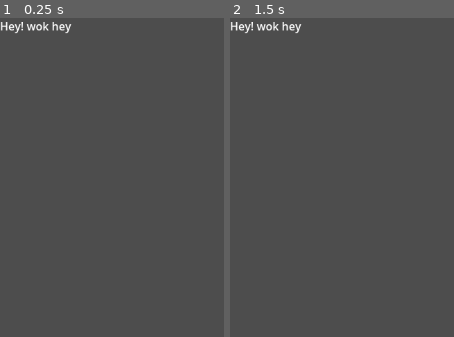
Above: before the commit, frames 1-2 (left to right).
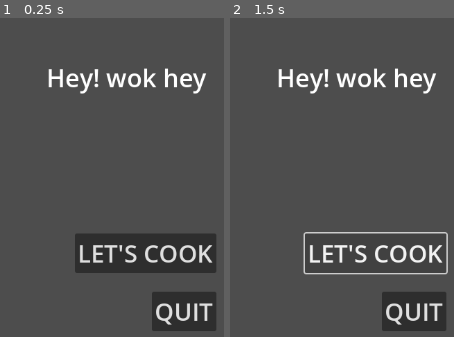
Above: after the commit, the same moments.

Repository: Eit-wc/MGJ_Hey_Wok_Hay
Game: Godot game, scene res://Scene/StartMenu.tscn
Same seed, same stepped clock (60 frames per second), same inputs: the game is played once before the commit and once after it. The project has no main scene, so this scene is started directly.
Inputs (mouse positions are in pixels of both pictures, inside the frame that each line leads up to):
- Up to frame 1 (0.25 s): no input
- Up to frame 2 (1.5 s): click (375, 254) at 0.5 s, where only the run after the commit has a clickable "LET'S COOK"; click (375, 254) at 1.25 s, where only the run after the commit has a clickable "LET'S COOK"

The runs differ from the first frame. In frame 1, 13% of the frame differs, in the area x 0-97%, y 1-99%; in frame 2, 7.9%.

Commit message:
Add basic code.

Diff:
--- /dev/null
+++ b/Hey! Wok Hay/Scene/StartMenu.gd
@@ -0,0 +1,11 @@
+extends Control
+
+
+# Called when the node enters the scene tree for the first time.
+func _ready() -> void:
+    pass # Replace with function body.
+
+
+# Called every frame. 'delta' is the elapsed time since the previous frame.
+func _process(delta: float) -> void:
+    pass
--- a/Hey! Wok Hay/Scene/StartMenu.tscn
+++ b/Hey! Wok Hay/Scene/StartMenu.tscn
@@ -1,4 +1,6 @@
-[gd_scene format=3 uid="uid://dcee5awio02or"]
+[gd_scene load_steps=2 format=3 uid="uid://dcee5awio02or"]
+
+[ext_resource type="Script" path="res://Scene/StartMenu.gd" id="1_r7jwj"]
 
 [node name="StartMenu" type="Control"]
 layout_mode = 3
@@ -7,14 +9,47 @@
 anchor_bottom = 1.0
 grow_horizontal = 2
 grow_vertical = 2
+script = ExtResource("1_r7jwj")
 
 [node name="Label" type="Label" parent="."]
-layout_mode = 0
-offset_right = 268.0
-offset_bottom = 112.0
+layout_mode = 1
+anchors_preset = -1
+anchor_right = 0.318
+anchor_bottom = 0.269
+offset_right = -0.336029
+offset_bottom = -0.312012
+theme_override_font_sizes/font_size = 36
 text = "Hey! wok hey"
+horizontal_alignment = 1
+vertical_alignment = 1
 
 [node name="TextureRect" type="TextureRect" parent="."]
 layout_mode = 0
 offset_right = 40.0
 offset_bottom = 40.0
+
+[node name="Start" type="Button" parent="."]
+layout_mode = 1
+anchors_preset = -1
+anchor_left = 0.096
+anchor_top = 0.367
+anchor_right = 0.181
+anchor_bottom = 0.415
+offset_left = -2.592
+offset_top = 73.184
+offset_right = 103.488
+offset_bottom = 99.08
+text = "LET'S COOK"
+
+[node name="Quit" type="Button" parent="."]
+layout_mode = 1
+anchors_preset = -1
+anchor_left = 0.12
+anchor_top = 0.559
+anchor_right = 0.161
+anchor_bottom = 0.606
+offset_left = 80.76
+offset_top = 32.768
+offset_right = 126.528
+offset_bottom = 59.312
+text = "QUIT"
--- /dev/null
+++ b/Hey! Wok Hay/Scene/cook_rice.gd
@@ -0,0 +1,30 @@
+extends Control
+
+# Called when the node enters the scene tree for the first time.
+func _ready() -> void:
+    pass # Replace with function body.
+
+# Called every frame. 'delta' is the elapsed time since the previous frame.
+func _process(delta: float) -> void:
+    pass
+
+@onready var h_slider: HSlider = $HSlider
+@export var mapTimer:Dictionary = {"low":[15,10,5,10],"mid":[10,5,3,7],"high":[7,3,1,4]}
+@export var objStage:Array[NodePath] = []
+var curentHeat = "mid"
+func _on_cook_button_pressed() -> void:
+    var heatValue:float = h_slider.value
+    print(heatValue)
+
+    if heatValue < 45:
+        curentHeat = "low"
+    elif heatValue < 55:
+        curentHeat = "mid"
+    else:
+        curentHeat = "high"
+
+    var wokNode:TextureRect = $Wok
+
+func _on_retry_pressed() -> void:
+    get_tree().reload_current_scene()
+    pass # Replace with function body.
--- /dev/null
+++ b/Hey! Wok Hay/Scene/cook_rice.tscn
@@ -0,0 +1,178 @@
+[gd_scene load_steps=9 format=3 uid="uid://djc6fq8deef44"]
+
+[ext_resource type="PackedScene" uid="uid://lfse6l7gpwvr" path="res://assets/Material/raw_rice.tscn" id="1_cbut6"]
+[ext_resource type="Texture2D" uid="uid://dxatvi7bkg6uu" path="res://assets/sprites/RawRice.png" id="1_cqlla"]
+[ext_resource type="Script" path="res://Scene/cook_rice.gd" id="1_lf4ue"]
+[ext_resource type="PackedScene" uid="uid://b3eh1pae1gawp" path="res://assets/Material/water.tscn" id="2_hmcqb"]
+[ext_resource type="Texture2D" uid="uid://myw2l1owrm31" path="res://assets/sprites/Wok.png" id="2_jyffo"]
+[ext_resource type="Script" path="res://assets/DragableItem/DropArea.gd" id="4_xbnyo"]
+[ext_resource type="Texture2D" uid="uid://dfwbnkskhbh3a" path="res://assets/sprites/Water.png" id="5_4hpi5"]
+
+[sub_resource type="StyleBoxEmpty" id="StyleBoxEmpty_6v2qg"]
+
+[node name="CookRice" type="Control"]
+layout_mode = 3
+anchors_preset = 15
+anchor_right = 1.0
+anchor_bottom = 1.0
+grow_horizontal = 2
+grow_vertical = 2
+script = ExtResource("1_lf4ue")
+
+[node name="Score" type="Label" parent="."]
+layout_mode = 1
+anchors_preset = -1
+anchor_right = 0.226
+anchor_bottom = 0.131
+offset_left = 31.0
+offset_top = 17.0
+offset_right = 30.648
+offset_bottom = 17.112
+text = "SCORE:"
+horizontal_alignment = 1
+vertical_alignment = 1
+
+[node name="VBoxContainer" type="VBoxContainer" parent="."]
+layout_mode = 1
+anchors_preset = -1
+anchor_left = 0.025
+anchor_top = 0.222
+anchor_right = 0.109
+anchor_bottom = 0.921
+offset_left = 0.199999
+offset_top = 0.143982
+offset_right = 0.431992
+offset_bottom = 0.191956
+grow_vertical = 2
+
+[node name="Panel1" type="Panel" parent="VBoxContainer"]
+custom_minimum_size = Vector2(97, 97)
+layout_mode = 2
+
+[node name="RawRice" parent="VBoxContainer/Panel1" instance=ExtResource("1_cbut6")]
+layout_mode = 0
+anchor_right = 0.0
+anchor_bottom = 0.0
+offset_right = 95.0
+offset_bottom = 95.0
+grow_horizontal = 1
+grow_vertical = 1
+
+[node name="Panel2" type="Panel" parent="VBoxContainer"]
+custom_minimum_size = Vector2(97, 97)
+layout_mode = 2
+
+[node name="Water" parent="VBoxContainer/Panel2" instance=ExtResource("2_hmcqb")]
+layout_mode = 0
+anchor_right = 0.0
+anchor_bottom = 0.0
+offset_right = 95.0
+offset_bottom = 95.0
+grow_horizontal = 1
+grow_vertical = 1
+
+[node name="Wok" type="TextureRect" parent="."]
+layout_mode = 1
+anchors_preset = -1
+anchor_left = 0.302
+anchor_top = 0.19
+anchor_right = 0.764
+anchor_bottom = 0.812
+offset_left = 18.096
+offset_top = -21.12
+offset_right = -104.128
+offset_bottom = -21.176
+grow_horizontal = 2
+grow_vertical = 2
+texture = ExtResource("2_jyffo")
+expand_mode = 1
+stretch_mode = 5
+
+[node name="DropArea" type="PanelContainer" parent="Wok"]
+layout_mode = 1
+anchors_preset = -1
+anchor_left = 0.129
+anchor_top = 0.146
+anchor_right = 0.82
+anchor_bottom = 0.402
+offset_left = 0.109997
+offset_top = 0.161995
+offset_right = -0.200012
+offset_bottom = -0.0059967
+theme_override_styles/panel = SubResource("StyleBoxEmpty_6v2qg")
+script = ExtResource("4_xbnyo")
+
+[node name="Water" type="Sprite2D" parent="Wok/DropArea"]
+visible = false
+position = Vector2(89, 36)
+texture = ExtResource("5_4hpi5")
+
+[node name="RawRice" type="Sprite2D" parent="Wok/DropArea"]
+visible = false
+position = Vector2(222, 32)
+texture = ExtResource("1_cqlla")
+
+[node name="AnimatedSprite2D" type="AnimatedSprite2D" parent="Wok"]
+
+[node name="HSlider" type="HSlider" parent="."]
+layout_mode = 0
+offset_left = 295.0
+offset_top = 536.0
+offset_right = 824.0
+offset_bottom = 562.0
+step = 25.0
+tick_count = 5
+
+[node name="Low" type="Label" parent="HSlider"]
+layout_mode = 0
+offset_left = 64.0
+offset_top = -50.0
+offset_right = 162.0
+offset_bottom = -1.0
+text = "Low"
+horizontal_alignment = 1
+vertical_alignment = 1
+
+[node name="Mid" type="Label" parent="HSlider"]
+layout_mode = 0
+offset_left = 194.0
+offset_top = -52.0
+offset_right = 333.0
+offset_bottom = -3.0
+text = "Medium"
+horizontal_alignment = 1
+vertical_alignment = 1
+
+[node name="High" type="Label" parent="HSlider"]
+layout_mode = 0
+offset_left = 364.0
+offset_top = -49.0
+offset_right = 462.0
+text = "High"
+horizontal_alignment = 1
+vertical_alignment = 1
+
+[node name="CookButton" type="Button" parent="."]
+layout_mode = 1
+anchors_preset = -1
+anchor_left = 0.841
+anchor_top = 0.745
+anchor_right = 0.93
+anchor_bottom = 0.833
+offset_left = 0.167969
+offset_top = 0.23996
+offset_right = -0.360107
+offset_bottom = 0.215942
+disabled = true
+text = "Cook!"
+
+[node name="Retry" type="Button" parent="."]
+layout_mode = 0
+offset_left = 973.0
+offset_top = 31.0
+offset_right = 1081.0
+offset_bottom = 88.0
+text = "Retry!"
+
+[connection signal="pressed" from="CookButton" to="." method="_on_cook_button_pressed"]
+[connection signal="pressed" from="Retry" to="." method="_on_retry_pressed"]
--- /dev/null
+++ b/Hey! Wok Hay/assets/DragableItem/DragableItem.gd
@@ -0,0 +1,24 @@
+extends TextureRect
+
+# Called when the node enters the scene tree for the first time.
+func _ready() -> void:
+    pass # Replace with function body.
+
+func _input(event: InputEvent) -> void:
+    #if event is InputEventMouseMotion and event.button_mask == MOUSE_BUTTON_MASK_LEFT and event.pressure>0.5:
+        #var previewNode = self.duplicate()
+        #set_drag_preview(previewNode)
+        #pass
+    pass
+
+func _get_drag_data(at_position: Vector2) -> Variant:
+    print("Drag")
+    var c = Control.new()
+    var dragItem:TextureRect = self.duplicate()
+    c.add_child(dragItem)
+    set_drag_preview(c)
+    return self
+
+# Called every frame. 'delta' is the elapsed time since the previous frame.
+func _process(delta: float) -> void:
+    pass
--- /dev/null
+++ b/Hey! Wok Hay/assets/DragableItem/DropArea.gd
@@ -0,0 +1,25 @@
+extends PanelContainer
+
+@export var maxMaterial:int = 2
+var countMaterial = 0
+@onready var cook_button: Button = $"../../CookButton"
+@onready var parent:TextureRect = get_parent()
+# Called when the node enters the scene tree for the first time.
+func _ready() -> void:
+    pass # Replace with function body.
+
+func _can_drop_data(at_position: Vector2, data: Variant) -> bool:
+    return true
+
+func _drop_data(at_position: Vector2, data: Variant) -> void:
+    var datanode = get_node(str(data.name))
+    if is_instance_valid(datanode):
+        datanode.visible = true
+        data.visible = false
+        countMaterial +=1
+        if countMaterial >= maxMaterial:
+            cook_button.disabled = false
+
+# Called every frame. 'delta' is the elapsed time since the previous frame.
+func _process(delta: float) -> void:
+    pass
--- /dev/null
+++ b/Hey! Wok Hay/assets/DragableItem/dragable_item.tscn
@@ -0,0 +1,17 @@
+[gd_scene load_steps=3 format=3 uid="uid://cphj0py80l8qu"]
+
+[ext_resource type="Texture2D" uid="uid://dxatvi7bkg6uu" path="res://assets/sprites/RawRice.png" id="1_6wmiq"]
+[ext_resource type="Script" path="res://assets/DragableItem/DragableItem.gd" id="2_ovrnj"]
+
+[node name="DragableItem" type="TextureRect"]
+custom_minimum_size = Vector2(95, 95)
+anchors_preset = 15
+anchor_right = 1.0
+anchor_bottom = 1.0
+grow_horizontal = 2
+grow_vertical = 2
+texture = ExtResource("1_6wmiq")
+expand_mode = 1
+stretch_mode = 5
+script = ExtResource("2_ovrnj")
+dragData = "RawRice"
--- /dev/null
+++ b/Hey! Wok Hay/assets/Material/Sausage.tscn
@@ -0,0 +1,16 @@
+[gd_scene load_steps=3 format=3 uid="uid://d0tbklfda1vmg"]
+
+[ext_resource type="Texture2D" uid="uid://ik1ejxqkqn1y" path="res://assets/sprites/Sausage.png" id="1_i5wq2"]
+[ext_resource type="Script" path="res://assets/DragableItem/DragableItem.gd" id="2_5k4dd"]
+
+[node name="Sausage" type="TextureRect"]
+custom_minimum_size = Vector2(95, 95)
+anchors_preset = 15
+anchor_right = 1.0
+anchor_bottom = 1.0
+grow_horizontal = 2
+grow_vertical = 2
+texture = ExtResource("1_i5wq2")
+expand_mode = 1
+stretch_mode = 5
+script = ExtResource("2_5k4dd")
--- /dev/null
+++ b/Hey! Wok Hay/assets/Material/cooked_rice.tscn
@@ -0,0 +1,16 @@
+[gd_scene load_steps=3 format=3 uid="uid://b816mpbifmkth"]
+
+[ext_resource type="Texture2D" uid="uid://cnx552xk07k57" path="res://assets/sprites/CookedRice.png" id="1_kjnac"]
+[ext_resource type="Script" path="res://assets/DragableItem/DragableItem.gd" id="2_8yjan"]
+
+[node name="CookedRice" type="TextureRect"]
+custom_minimum_size = Vector2(95, 95)
+anchor_right = 1.0
+anchor_bottom = 1.0
+grow_horizontal = 2
+grow_vertical = 2
+texture = ExtResource("1_kjnac")
+expand_mode = 1
+stretch_mode = 5
+script = ExtResource("2_8yjan")
+dragData = "CookedRice"
--- /dev/null
+++ b/Hey! Wok Hay/assets/Material/cooked_sausage.tscn
@@ -0,0 +1,16 @@
+[gd_scene load_steps=3 format=3 uid="uid://bfuiuiyudc0he"]
+
+[ext_resource type="Texture2D" uid="uid://cacgincvlofiu" path="res://assets/sprites/CookedSausage.png" id="1_je4iy"]
+[ext_resource type="Script" path="res://assets/DragableItem/DragableItem.gd" id="2_tirkc"]
+
+[node name="CookedSausage" type="TextureRect"]
+custom_minimum_size = Vector2(95, 95)
+anchors_preset = 15
+anchor_right = 1.0
+anchor_bottom = 1.0
+grow_horizontal = 2
+grow_vertical = 2
+texture = ExtResource("1_je4iy")
+expand_mode = 1
+stretch_mode = 5
+script = ExtResource("2_tirkc")
--- /dev/null
+++ b/Hey! Wok Hay/assets/Material/egg.tscn
@@ -0,0 +1,16 @@
+[gd_scene load_steps=3 format=3 uid="uid://cdxkvjc8h8d47"]
+
+[ext_resource type="Texture2D" uid="uid://cacgincvlofiu" path="res://assets/sprites/CookedSausage.png" id="1_3cq7k"]
+[ext_resource type="Script" path="res://assets/DragableItem/DragableItem.gd" id="2_pphew"]
+
+[node name="Egg" type="TextureRect"]
+custom_minimum_size = Vector2(95, 95)
+anchors_preset = 15
+anchor_right = 1.0
+anchor_bottom = 1.0
+grow_horizontal = 2
+grow_vertical = 2
+texture = ExtResource("1_3cq7k")
+expand_mode = 1
+stretch_mode = 5
+script = ExtResource("2_pphew")
--- /dev/null
+++ b/Hey! Wok Hay/assets/Material/oil.tscn
@@ -0,0 +1,16 @@
+[gd_scene load_steps=3 format=3 uid="uid://c2insta4lumlj"]
+
+[ext_resource type="Texture2D" uid="uid://bjs1ioxwib3rq" path="res://assets/sprites/Oil.png" id="1_er720"]
+[ext_resource type="Script" path="res://assets/DragableItem/DragableItem.gd" id="2_akqry"]
+
+[node name="Oil" type="TextureRect"]
+custom_minimum_size = Vector2(95, 95)
+anchor_right = 1.0
+anchor_bottom = 1.0
+grow_horizontal = 2
+grow_vertical = 2
+texture = ExtResource("1_er720")
+expand_mode = 1
+stretch_mode = 5
+script = ExtResource("2_akqry")
+dragData = "Oil"
--- /dev/null
+++ b/Hey! Wok Hay/assets/Material/onion.tscn
@@ -0,0 +1,16 @@
+[gd_scene load_steps=3 format=3 uid="uid://wm3dbo1e3giu"]
+
+[ext_resource type="Texture2D" uid="uid://cacgincvlofiu" path="res://assets/sprites/CookedSausage.png" id="1_vt2e1"]
+[ext_resource type="Script" path="res://assets/DragableItem/DragableItem.gd" id="2_dy732"]
+
+[node name="Onion" type="TextureRect"]
+custom_minimum_size = Vector2(95, 95)
+anchors_preset = 15
+anchor_right = 1.0
+anchor_bottom = 1.0
+grow_horizontal = 2
+grow_vertical = 2
+texture = ExtResource("1_vt2e1")
+expand_mode = 1
+stretch_mode = 5
+script = ExtResource("2_dy732")
--- /dev/null
+++ b/Hey! Wok Hay/assets/Material/raw_rice.tscn
@@ -0,0 +1,16 @@
+[gd_scene load_steps=3 format=3 uid="uid://lfse6l7gpwvr"]
+
+[ext_resource type="Texture2D" uid="uid://dxatvi7bkg6uu" path="res://assets/sprites/RawRice.png" id="1_s5exr"]
+[ext_resource type="Script" path="res://assets/DragableItem/DragableItem.gd" id="2_62h1e"]
+
+[node name="RawRice" type="TextureRect"]
+custom_minimum_size = Vector2(95, 95)
+anchor_right = 1.0
+anchor_bottom = 1.0
+grow_horizontal = 2
+grow_vertical = 2
+texture = ExtResource("1_s5exr")
+expand_mode = 1
+stretch_mode = 5
+script = ExtResource("2_62h1e")
+dragData = "RawRice"
--- /dev/null
+++ b/Hey! Wok Hay/assets/Material/water.tscn
@@ -0,0 +1,16 @@
+[gd_scene load_steps=3 format=3 uid="uid://b3eh1pae1gawp"]
+
+[ext_resource type="Texture2D" uid="uid://dfwbnkskhbh3a" path="res://assets/sprites/Water.png" id="1_cytm7"]
+[ext_resource type="Script" path="res://assets/DragableItem/DragableItem.gd" id="2_6geuq"]
+
+[node name="Water" type="TextureRect"]
+custom_minimum_size = Vector2(95, 95)
+anchor_right = 1.0
+anchor_bottom = 1.0
+grow_horizontal = 2
+grow_vertical = 2
+texture = ExtResource("1_cytm7")
+expand_mode = 1
+stretch_mode = 5
+script = ExtResource("2_6geuq")
+dragData = "Water"
--- /dev/null
+++ b/Hey! Wok Hay/default_theme.tres
@@ -0,0 +1,4 @@
+[gd_resource type="Theme" format=3 uid="uid://be132epmmmg83"]
+
+[resource]
+default_font_size = 35
--- a/Hey! Wok Hay/project.godot
+++ b/Hey! Wok Hay/project.godot
@@ -14,6 +14,14 @@
 config/features=PackedStringArray("4.2", "GL Compatibility")
 config/icon="res://icon.svg"
 
+[display]
+
+window/stretch/scale_mode="integer"
+
+[gui]
+
+theme/custom="res://default_theme.tres"
+
 [rendering]
 
 renderer/rendering_method="gl_compatibility"
Binary file added: Hey! Wok Hay/assets/sprites/CookedRice.png
Not shown, added: Hey! Wok Hay/assets/sprites/CookedRice.png.import
Binary file added: Hey! Wok Hay/assets/sprites/CookedSausage.png
Not shown, added: Hey! Wok Hay/assets/sprites/CookedSausage.png.import
Binary file added: Hey! Wok Hay/assets/sprites/Oil.png
Not shown, added: Hey! Wok Hay/assets/sprites/Oil.png.import
Binary file added: Hey! Wok Hay/assets/sprites/RawRice.png
Not shown, added: Hey! Wok Hay/assets/sprites/RawRice.png.import
Binary file added: Hey! Wok Hay/assets/sprites/Sausage.png
Not shown, added: Hey! Wok Hay/assets/sprites/Sausage.png.import
Binary file added: Hey! Wok Hay/assets/sprites/Water.png
Not shown, added: Hey! Wok Hay/assets/sprites/Water.png.import
(and 2 more such lines)
